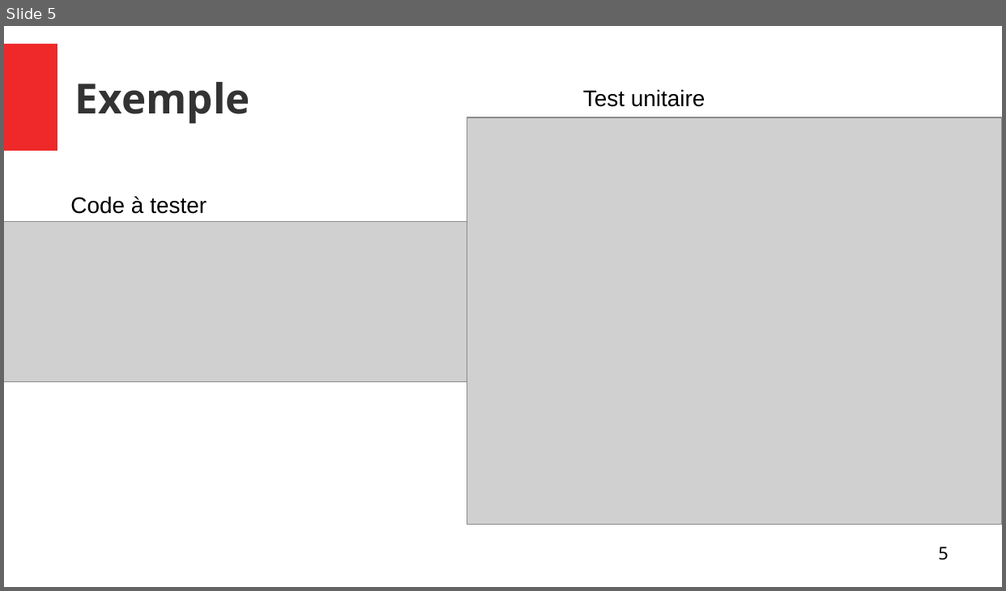
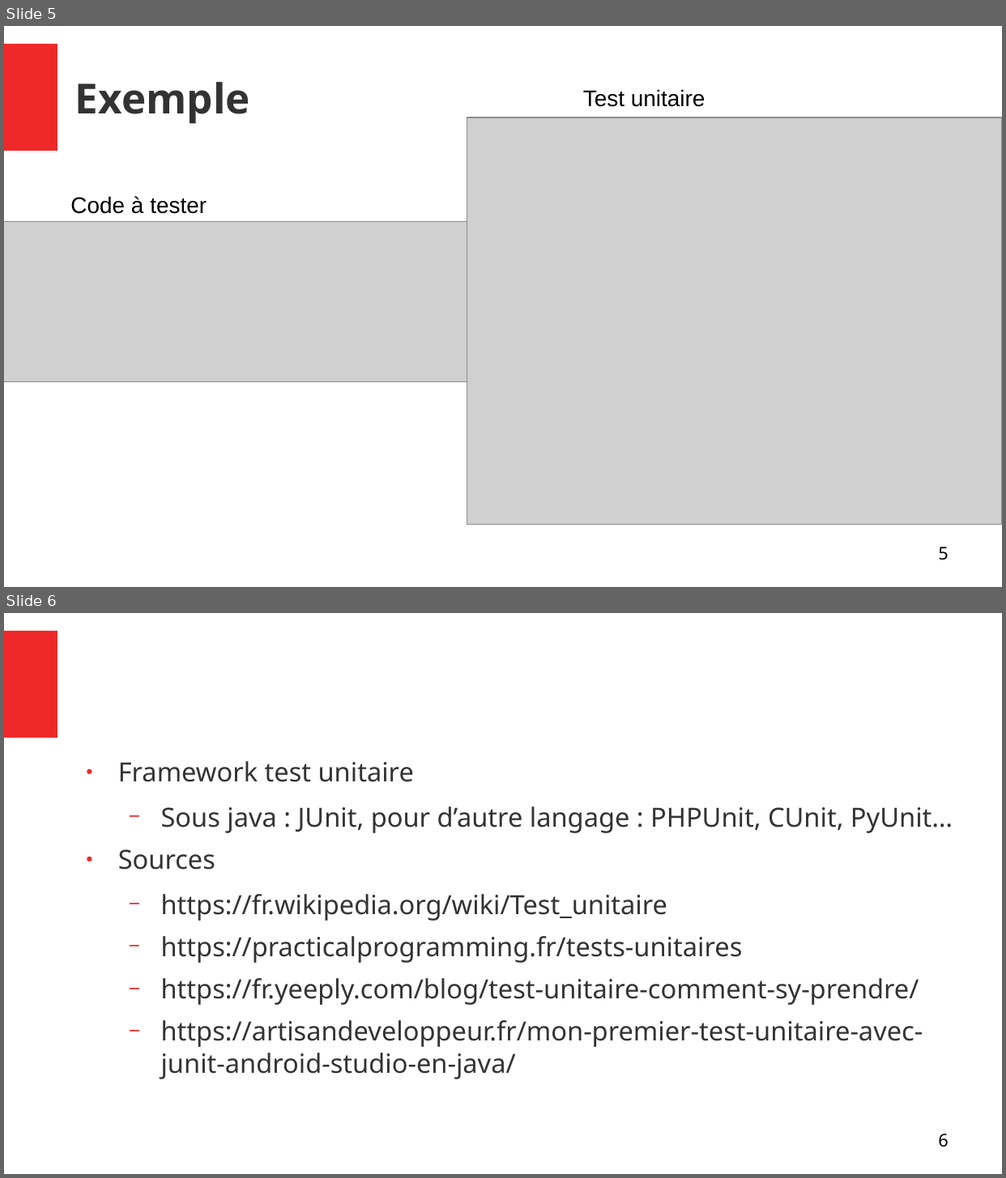
Before and after one commit to Akipe/abc_2105, a slide deck: other/presentations/quoi_test_unitaire/quoi_test_unitaire.odp. Shown one above the other, each under a label of ours: slide 5 before the commit, slides 5 and 6 after it. The pictures are 1006x591 and 1006x1178 pixels, drawn with LibreOffice and Linux fonts; fonts in the diff are those of the drawing; grey boxes stand for pictures. Boxes give left, top, right and bottom in pixels: in the first picture for what was removed or moved away, otherwise in the second. Text is boxed around its words. In the diff, an @@ line names an element or a change of style, - is before the commit and + after.

```diff
--- a/other/presentations/quoi_test_unitaire/quoi_test_unitaire.odp
+++ b/other/presentations/quoi_test_unitaire/quoi_test_unitaire.odp
@@ slide 6 added at (x1=4, y1=613, x2=1002, y2=1174), background #FFFFFF; not listed: 1 template element that a slide beside it also shows @@
@@ text added at (x1=118, y1=761, x2=953, y2=1080), 21 pt, text #333333 @@
+● Framework test unitaire
+  − Sous java : JUnit, pour d’autre langage : PHPUnit, CUnit, PyUnit…
+● Sources
+  − https://fr.wikipedia.org/wiki/Test_unitaire
+  − https://practicalprogramming.fr/tests-unitaires
+  − https://fr.yeeply.com/blog/test-unitaire-comment-sy-prendre/
+  − https://artisandeveloppeur.fr/mon-premier-test-unitaire-avec-junit-android-studio-en-java/
@@ page number added at (x1=938, y1=1134, x2=948, y2=1148), 14 pt, text #000000 @@
+6
```
Also in this commit, not shown: 1 slide changed, 1 other file.
